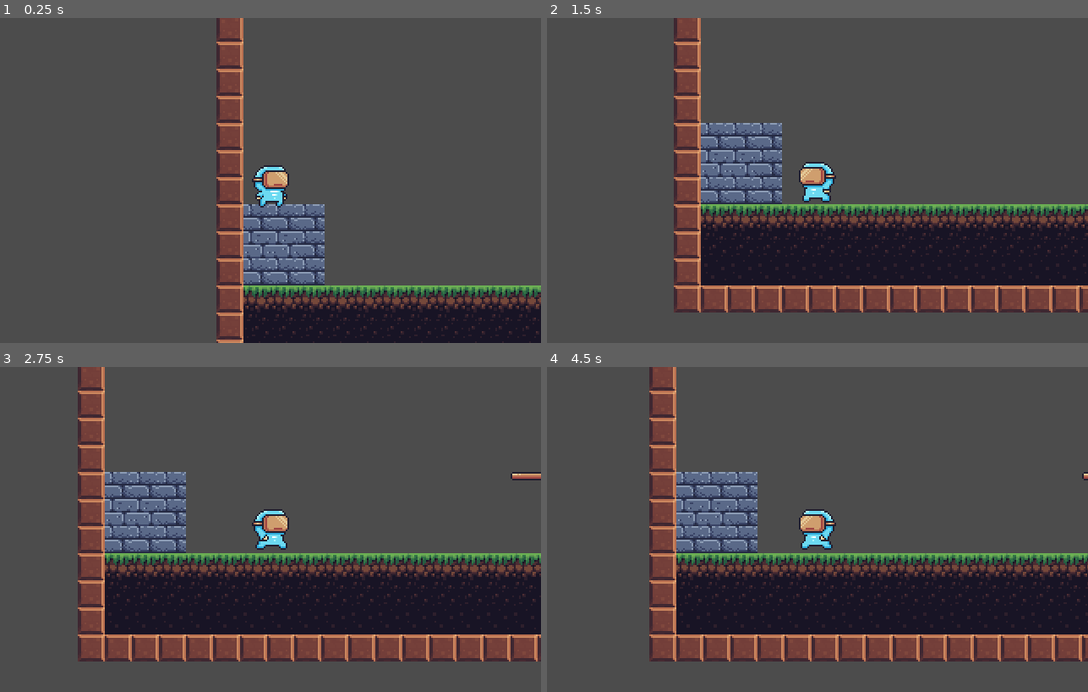
Above: before the commit, frames 1-4 (two rows, left to right).
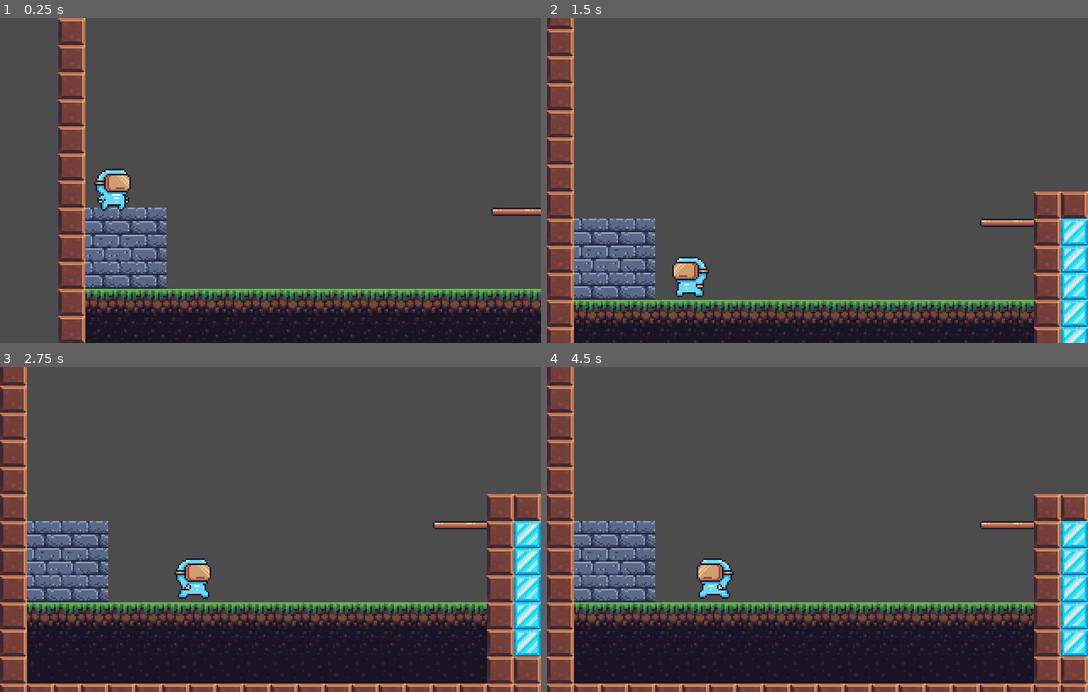
Above: after the commit, the same moments.

Repository: RaphaelRodriguesDev/intermediario-sab-13h
Game: Godot game, scene res://Levels/Level_01.tscn
Same seed, same stepped clock (60 frames per second), same inputs: the game is played once before the commit and once after it.
Inputs:
- Up to frame 1 (0.25 s): no input
- Up to frame 2 (1.5 s): hold D (move_right) 0.53-1.28 s; tap Space (jump) at 0.77 s; hold A (move_left) from 1.28 s (still down)
- Up to frame 3 (2.75 s): tap Space (jump) at 1.52 s; release A (move_left) at 2.03 s; hold D (move_right) from 2.03 s (still down)
- Up to frame 4 (4.5 s): tap Space (jump) at 3.02, 3.77 s; release D (move_right) at 3.53 s; hold A (move_left) from 3.53 s (still down)

The runs differ from the first frame. In frame 1, 27% of the frame differs, in the area x 10-100%, y 0-100%; in frame 2, 51%; in frame 3, 52%; in frame 4, 53%, in the area x 0-100%, y 0-100%.

Commit message:
adicionando efeitos a câmera 2d

Diff:
--- a/Scene/Player.tscn
+++ b/Scene/Player.tscn
@@ -239,6 +239,17 @@
 
 [node name="Camera2D" type="Camera2D" parent="."]
 current = true
+limit_left = -16
+limit_bottom = 200
+limit_smoothed = true
+drag_margin_h_enabled = true
+drag_margin_v_enabled = true
+smoothing_enabled = true
+drag_margin_left = 0.4
+drag_margin_top = 0.3
+drag_margin_right = 0.4
+drag_margin_bottom = 0.3
+editor_draw_screen = false
 
 [node name="raycasts" type="Node2D" parent="."]
 
